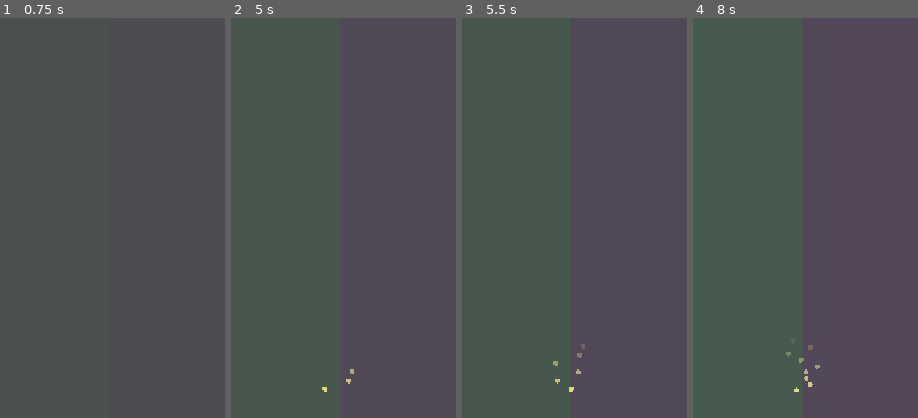
Above: before the commit, frames 1-4 (left to right).
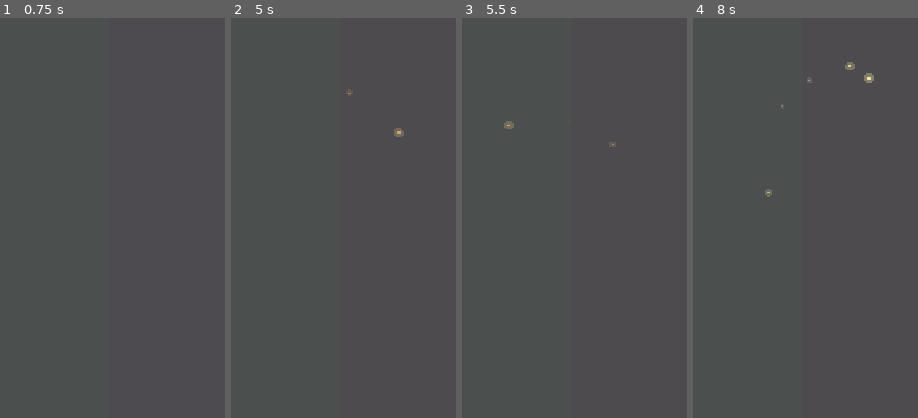
Above: after the commit, the same moments.

Repository: engjuliocez4r/auramax
Game: Godot game, scene res://scenes/duel.tscn
The game is run twice, just before and just after one commit, with the same random seed, the same clock (stepped at 60 frames per second) and the same inputs.
Inputs (mouse positions are % of the whole screen's width and height, from its top left):
- Up to frame 1 (0.75 s): tap Enter at 0.5 s; move the mouse to (72, 45) at 0.52 s; click (72, 45) at 0.67 s
- Up to frame 2 (5 s): tap Space at 1.25, 2.75, 4.25 s; move the mouse to (30, 55) at 1.27 s; click (30, 55) at 1.42 s; tap Enter at 2, 3.5 s; move the mouse to (60, 28) at 2.02 s; click (60, 28) at 2.17 s; move the mouse to (45, 70) at 2.77 s; click (45, 70) at 2.92 s; move the mouse to (80, 65) at 3.52 s; click (80, 65) at 3.67 s; move the mouse to (20, 35) at 4.27 s; click (20, 35) at 4.42 s
- Up to frame 3 (5.5 s): move the mouse to (55, 50) at 5.02 s; click (55, 50) at 5.17 s
- Up to frame 4 (8 s): move the mouse to (35, 25) at 5.77 s; click (35, 25) at 5.92 s; move the mouse to (72, 45) at 6.52 s; click (72, 45) at 6.67 s; move the mouse to (30, 55) at 7.27 s; click (30, 55) at 7.42 s
The pictures show only the part of the screen within x 26-76%, y 41-91%; the shares and areas given below are measured in that part.

Frame 1 is identical in both runs. In frame 2, 0.2% of the frame differs, in the area x 40-77%, y 18-94%; in frame 3, 0.2%; in frame 4, 0.4%, in the area x 32-81%, y 11-94%.

Commit message:
Decouple zone tint from intensity and rebuild orbs as converging energy
Co-Authored-By: Claude Sonnet 5 <noreply@anthropic.com>

Diff:
--- a/scenes/duel.tscn
+++ b/scenes/duel.tscn
@@ -46,7 +46,7 @@
 mouse_filter = 2
 horizontal_alignment = 1
 
-[node name="OrbSpawner" type="Node2D" parent="."]
-position = Vector2(360, 1120)
+[node name="AuraCore" type="Node2D" parent="."]
+position = Vector2(360, 704)
 
 [node name="Announcer" parent="." instance=ExtResource("2")]
--- a/scripts/duel.gd
+++ b/scripts/duel.gd
@@ -1,10 +1,14 @@
 extends Control
 ## Rhythm-driven duel core: alternating left/right taps build a streak, and a
 ## single smoothed "intensity" value derived from that streak drives every
-## visual system. This script owns gameplay math only; presentation (labels,
-## bar glow, zone highlight, orbs) lives in the signal handlers below so it
-## can be replaced without touching tap/streak/aura logic. The zone tint is
-## the one presentation update done inline, as an explicit exception.
+## emotional-escalation visual. This script owns gameplay math only;
+## presentation (labels, bar glow, zone highlight, orbs) lives in the signal
+## handlers below so it can be replaced without touching tap/streak/aura
+## logic. The zone tint is set once from zone_base_alpha and stays constant:
+## it is functional feedback (where to tap), never emotional feedback, so it
+## must not compete with the orbs/aura bar for the player's attention. All
+## intensity-driven escalation flows into the orbs (AuraCore) and the aura
+## bar glow instead.
 
 signal valid_tap(side: String)
 signal invalid_tap(side: String)
@@ -25,20 +29,24 @@
 @export var tap_highlight_duration: float = 0.25
 @export var intensity_rise_speed: float = 2.5
 @export var intensity_fall_speed: float = 1.2
-@export var zone_base_alpha: float = 0.015
-@export var zone_max_alpha: float = 0.08
+@export var zone_base_alpha: float = 0.015 # Constant; never scaled by intensity.
+
+@export var orb_spawn_radius_min: float = 40.0
+@export var orb_spawn_radius_max: float = 140.0
+@export var orb_travel_speed: float = 220.0 # px/sec inward; caps the tween duration below orb_lifetime.
+@export var orb_lifetime: float = 0.9
+@export var orb_max_spawn_rate: float = 10.0 # orbs/sec at full intensity.
 
 @export var milestone_schedule: RhythmMilestones = preload("res://assets/data/rhythm_milestones.tres")
 
 const HAPTIC_DURATION_MS := 20
 
-const ORB_RADIUS := 4.0
-const ORB_RISE_DISTANCE := 90.0
-const ORB_LIFETIME := 1.1
-const ORB_COLOR := Color(1.0, 0.95, 0.6, 0.85)
-const ORB_MIN_RATE := 1.5 # orbs/sec once past orb_streak_threshold, at zero intensity
-const ORB_MAX_RATE := 9.0 # orbs/sec at full intensity
-const ORB_SPAWN_SPREAD := 24.0
+const ORB_CORE_RADIUS := 3.0
+const ORB_HALO_RADIUS := 9.0
+const ORB_HALO_ALPHA_SCALE := 0.35 # Halo alpha as a fraction of the core's, for a soft-glow read.
+const ORB_COLOR_DIM := Color(0.9, 0.55, 0.25, 0.55) # Low intensity: dim embers.
+const ORB_COLOR_BRIGHT := Color(1.0, 0.95, 0.7, 0.95) # Full intensity: hot white-gold.
+const ORB_MIN_SPAWN_RATE := 1.0 # orbs/sec floor once past orb_streak_threshold, at zero intensity.
 const AURA_BAR_MAX_GLOW := 1.6
 
 @onready var _left_zone: ColorRect = $LeftZone
@@ -46,7 +54,7 @@
 @onready var _aura_bar: ProgressBar = $AuraBar
 @onready var _aura_label: Label = $AuraLabel
 @onready var _streak_label: Label = $StreakLabel
-@onready var _orb_spawner: Node2D = $OrbSpawner
+@onready var _aura_core: Node2D = $AuraCore
 
 var intensity: float = 0.0
 
@@ -58,6 +66,9 @@
 var _intensity_target: float = 0.0
 var _next_milestone_index: int = 0
 var _orb_spawn_accumulator: float = 0.0
+var _orb_spawn_rate: float = 0.0
+var _orb_ring_radius: float = 0.0
+var _orb_brightness: float = 0.0
 
 
 func _ready() -> void:
@@ -169,22 +180,16 @@
 	if is_equal_approx(new_intensity, intensity):
 		return
 	intensity = new_intensity
-	_update_zone_tint() # The one presentation update the logic layer does directly.
 	intensity_changed.emit(intensity)
-
-
-func _update_zone_tint() -> void:
-	var alpha := lerpf(zone_base_alpha, zone_max_alpha, intensity)
-	_left_zone.color.a = alpha
-	_right_zone.color.a = alpha
 
 
 # ─── Presentation (signal-driven; safe to replace independently) ────────
 
 func _on_valid_tap(side: String) -> void:
 	var zone := _left_zone if side == "left" else _right_zone
-	# Multiplicative modulate bump on top of the color-alpha tint above, so
-	# the two effects never fight: brief, barely-noticeable brighten-and-fade.
+	# Multiplicative modulate bump on top of the constant color-alpha tint, so
+	# the two effects never fight: brief, barely-noticeable brighten-and-fade
+	# back to the same base alpha.
 	zone.modulate.a = 1.0 + tap_highlight_alpha
 	var tween := create_tween()
 	tween.tween_property(zone, "modulate:a", 1.0, tap_highlight_duration)
@@ -207,6 +212,12 @@
 	var glow := lerpf(1.0, AURA_BAR_MAX_GLOW, eased)
 	_aura_bar.self_modulate = Color(glow, glow, glow, 1.0)
 
+	# Cache orb parameters here so the per-frame spawn loop below reacts to
+	# this signal instead of polling `intensity` directly every frame.
+	_orb_spawn_rate = lerpf(ORB_MIN_SPAWN_RATE, orb_max_spawn_rate, new_value)
+	_orb_ring_radius = lerpf(orb_spawn_radius_min, orb_spawn_radius_max, new_value)
+	_orb_brightness = new_value
+
 
 func _update_labels() -> void:
 	_aura_label.text = tr("duel_aura_label") % int(_current_aura)
@@ -217,24 +228,46 @@
 	if _streak <= orb_streak_threshold:
 		_orb_spawn_accumulator = 0.0
 		return
-	var rate := lerpf(ORB_MIN_RATE, ORB_MAX_RATE, intensity)
-	_orb_spawn_accumulator += delta * rate
+	_orb_spawn_accumulator += delta * _orb_spawn_rate
 	while _orb_spawn_accumulator >= 1.0:
 		_orb_spawn_accumulator -= 1.0
-		_spawn_power_orb()
-
-
-func _spawn_power_orb() -> void:
-	# Drawn procedurally (no texture assets exist yet) as a small filled circle.
-	var orb := Polygon2D.new()
-	orb.polygon = _build_circle_points(ORB_RADIUS)
-	orb.color = ORB_COLOR
-	orb.position = Vector2(randf_range(-ORB_SPAWN_SPREAD, ORB_SPAWN_SPREAD), 0.0)
-	_orb_spawner.add_child(orb)
+		_spawn_power_orb(_orb_ring_radius, _orb_brightness)
+
+
+func _spawn_power_orb(ring_radius: float, brightness: float) -> void:
+	# Spawns on a ring around AuraCore and is pulled inward to the center,
+	# fading and shrinking as it goes — energy converging on a focal point,
+	# not spraying from a corner. Drawn procedurally (no textures exist yet)
+	# as a bright core plus a softer, larger halo, so it reads as glowing
+	# energy rather than a flat dot.
+	var angle := randf() * TAU
+	var spawn_pos := Vector2(cos(angle), sin(angle)) * ring_radius
+	var core_color := ORB_COLOR_DIM.lerp(ORB_COLOR_BRIGHT, brightness)
+
+	var orb := Node2D.new()
+	orb.position = spawn_pos
+
+	var halo := Polygon2D.new()
+	halo.polygon = _build_circle_points(ORB_HALO_RADIUS)
+	halo.color = Color(core_color.r, core_color.g, core_color.b, core_color.a * ORB_HALO_ALPHA_SCALE)
+	orb.add_child(halo)
+
+	var core := Polygon2D.new()
+	core.polygon = _build_circle_points(ORB_CORE_RADIUS)
+	core.color = core_color
+	orb.add_child(core)
+
+	_aura_core.add_child(orb)
+
+	var duration := orb_lifetime
+	if orb_travel_speed > 0.0:
+		duration = minf(spawn_pos.length() / orb_travel_speed, orb_lifetime)
+
 	var tween := create_tween()
 	tween.set_parallel(true)
-	tween.tween_property(orb, "position:y", orb.position.y - ORB_RISE_DISTANCE, ORB_LIFETIME)
-	tween.tween_property(orb, "modulate:a", 0.0, ORB_LIFETIME)
+	tween.tween_property(orb, "position", Vector2.ZERO, duration).set_trans(Tween.TRANS_SINE).set_ease(Tween.EASE_IN)
+	tween.tween_property(orb, "scale", Vector2(0.2, 0.2), duration)
+	tween.tween_property(orb, "modulate:a", 0.0, duration)
 	tween.set_parallel(false)
 	tween.tween_callback(orb.queue_free)
 
Not shown, changed: DESIGN.md
